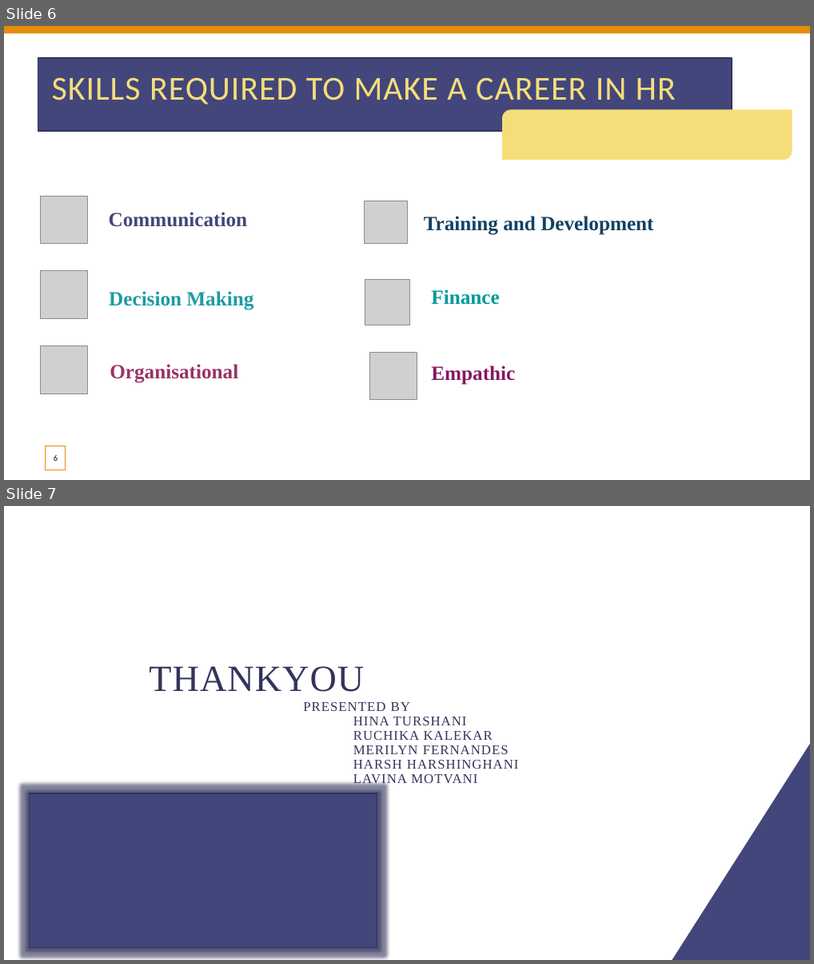
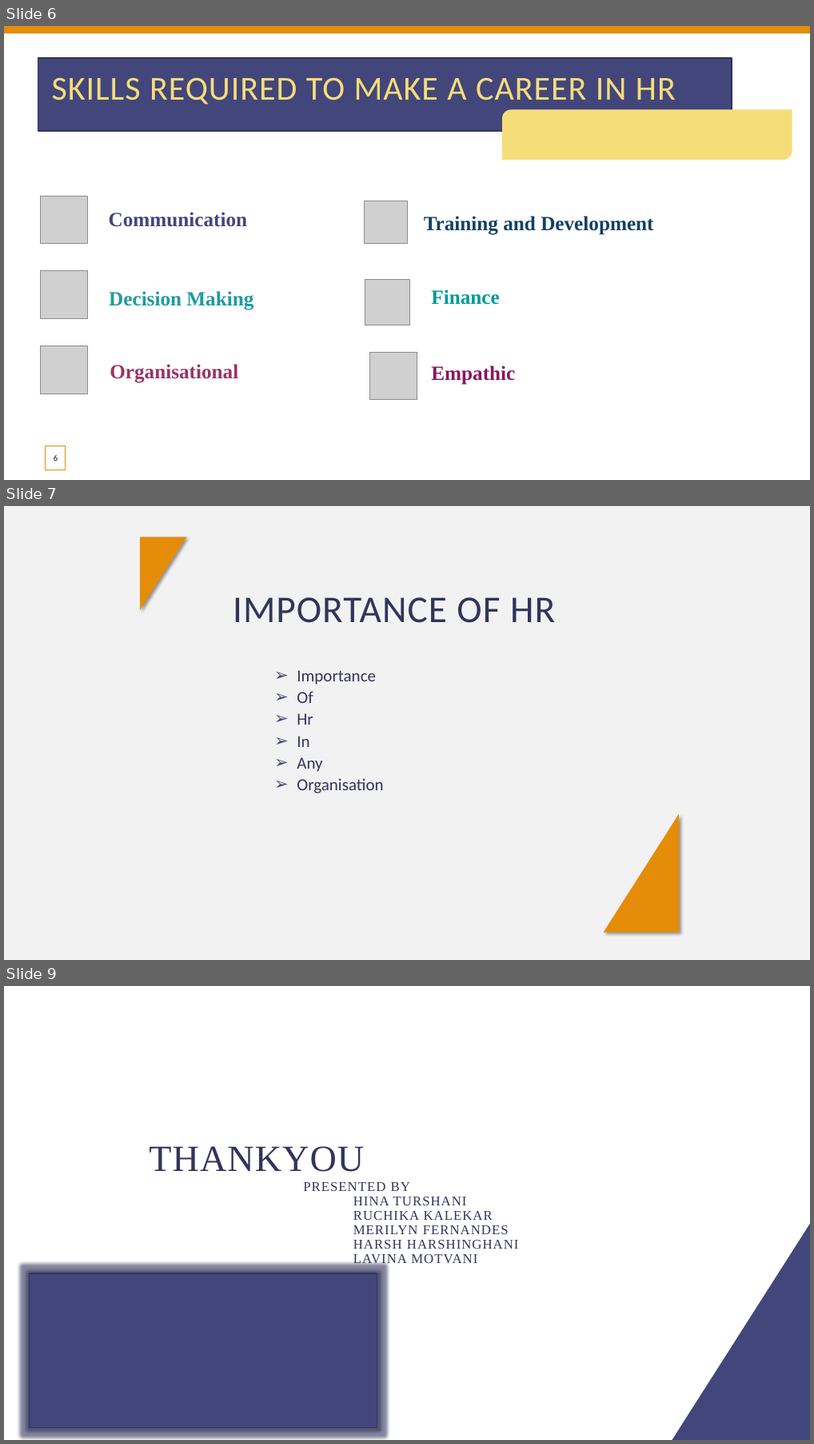
Before and after one commit to Ruchika623/GIT-DEMO-, a slide deck: CareerinHR.pptm. Shown one above the other, each under a label of ours: slides 6 and 7 before the commit, slides 6, 7 and 9 after it; the slides between them are not shown. The pictures are 814x964 and 814x1444 pixels, drawn with LibreOffice and Linux fonts; fonts in the diff are those of the drawing; grey boxes stand for pictures. Boxes give left, top, right and bottom in pixels: in the first picture for what was removed or moved away, otherwise in the second. Text is boxed around its words. In the diff, an @@ line names an element or a change of style, - is before the commit and + after.

```diff
--- a/CareerinHR.pptm
+++ b/CareerinHR.pptm
@@ slide 7 added at <box>4,506,810,960</box>, background #F2F2F2 @@
@@ title added at <box>233,597,555,623</box>, 45 pt, text #32345C @@
+IMPORTANCE OF HR
@@ subtitle added at <box>297,670,383,793</box>, 20 pt, text #32345C @@
+➢ Importance
+➢ Of
+➢ Hr
+➢ In
+➢ Any
+➢ Organisation
@@ what was slide 7 is now slide 9 @@
```
Also in this commit, not shown: 1 other slide added.
